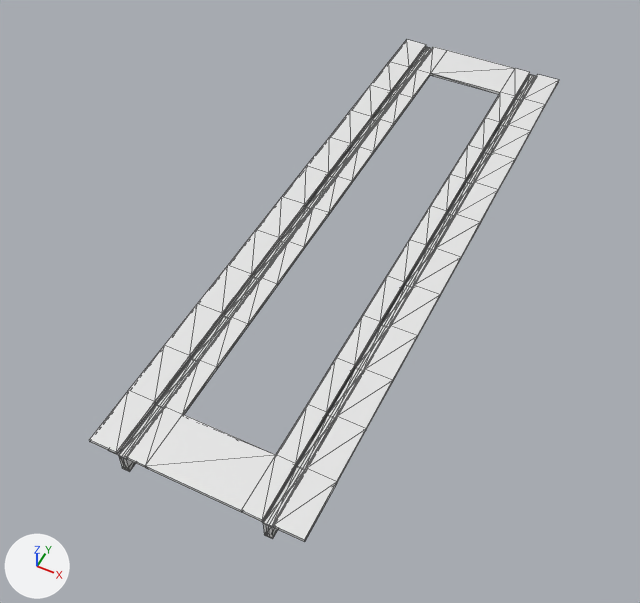
The OBJ model Resources/Meshes/31m/Elevated_Station_Pavement_Steel.obj: old version first, new version second.
Before and after are seen from a camera (50 mm lens) standing at (23.9, -58.2, 59.2) and looking at (-2.0, -6.5, -5.5). The axes (+X, +Y, +Z) are drawn at lower left. The lights are the same throughout. Mesh edges are drawn as thin lines. Where no turn or scale is listed for an object, it has been applied to the vertices.

In view in the first picture: 'Elevated_Station_Pavement_Steel'.
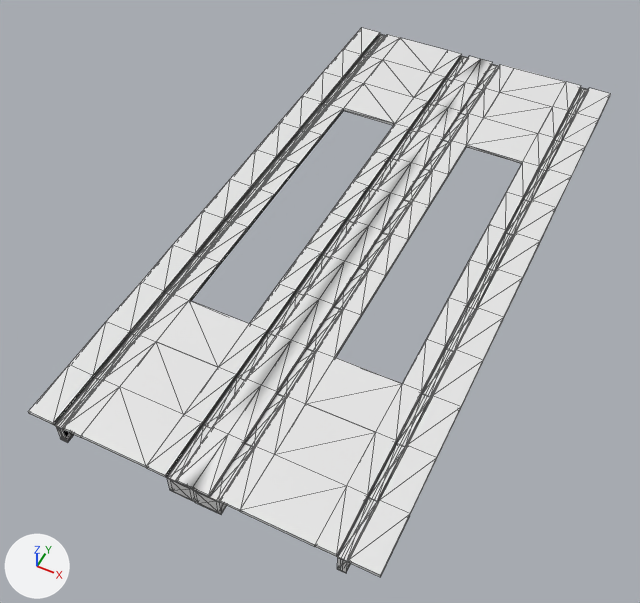
Pixel boxes (x1, y1, x2, y2) of what changed, in the pictures (640 x 603 px; the box of a moved part takes in the faces that stretch with it):
'Elevated_Station_Pavement_Steel', reshaped (24% wider, 9% taller): before (89, 39, 559, 542); after (28, 28, 611, 577)
part 1 of me_elevated_station_pavement_steel, moved or reshaped: before (266, 525, 275, 537); after (341, 559, 343, 571)
part 2 of me_elevated_station_pavement_steel, moved or reshaped: before (263, 75, 536, 539); after (337, 88, 587, 573)
part 3 of me_elevated_station_pavement_steel, moved or reshaped: before (126, 459, 132, 468); after (196, 492, 223, 509)
part 4 of me_elevated_station_pavement_steel, rebuilt (24% wider, 9% taller): before (89, 39, 559, 542); after (28, 28, 611, 577)
part 5 of me_elevated_station_pavement_steel, deleted: before (118, 47, 432, 472)
part 6 of me_elevated_station_pavement_steel, added: after (55, 35, 499, 514)

The change in detail:
me_elevated_station_pavement_steel is used by ob_elevated_station_pavement_steel; location (0.0, 0.0, 0.0).
me_elevated_station_pavement_steel had 631 vertices, 1066 faces and spanned x -9.5..9.5, y -32.0..32.0, z -2.3..0.0.
me_elevated_station_pavement_steel now has 1234 vertices, 2077 faces and spans x -15.5..15.5, y -32.0..32.0, z -2.3..0.0.
me_elevated_station_pavement_steel part 1: the loose piece of 52 vertices spanning x 6.3..6.5, y -32.0..32.0, z -2.2..-0.4 is moved by (6.1, 0.0, 0.0).
me_elevated_station_pavement_steel part 2: the loose piece of 128 vertices spanning x 6.1..6.8, y -32.0..32.0, z -2.3..-0.3 is moved by (6.1, 0.0, 0.0).
me_elevated_station_pavement_steel part 3: the loose piece of 52 vertices spanning x -6.5..-6.3, y -32.0..32.0, z -2.1..-0.4 is scaled about its middle by (9, 1, 1.03), then moved by (7.6, 0.0, 0.0).
me_elevated_station_pavement_steel part 4: the loose piece of 219 vertices spanning x -9.5..9.5, y -32.0..32.0, z -0.3..0.0 is rebuilt with 446 vertices and now spans x -15.5..15.5, y -32.0..32.0, z -0.3..0.0.
me_elevated_station_pavement_steel part 5: the loose piece of 128 vertices spanning x -6.8..-6.1, y -32.0..32.0, z -2.2..-0.3 is deleted.
me_elevated_station_pavement_steel part 6: 504 vertices added at x -13.9..10.3, y -32.0..32.0, z -2.3..-0.2.
